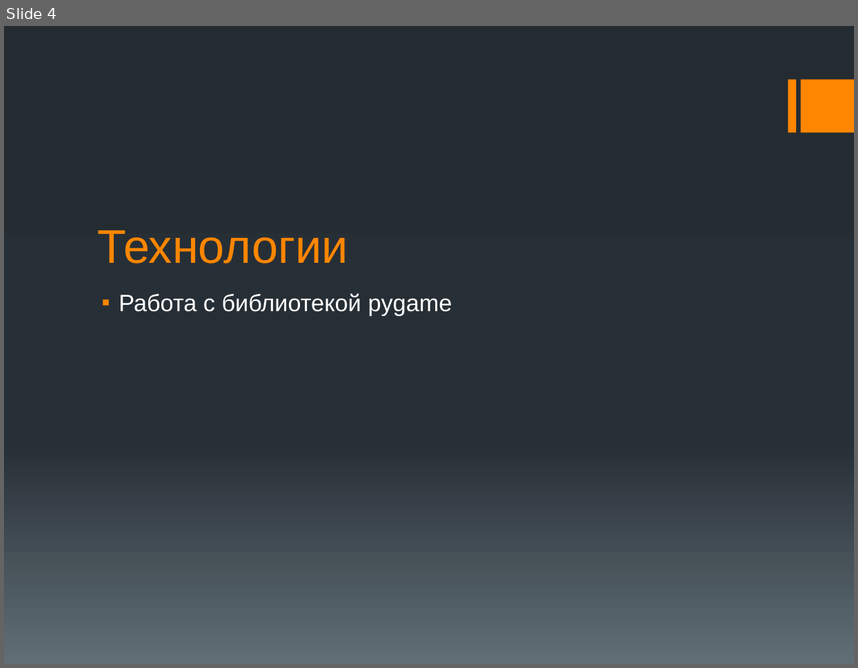
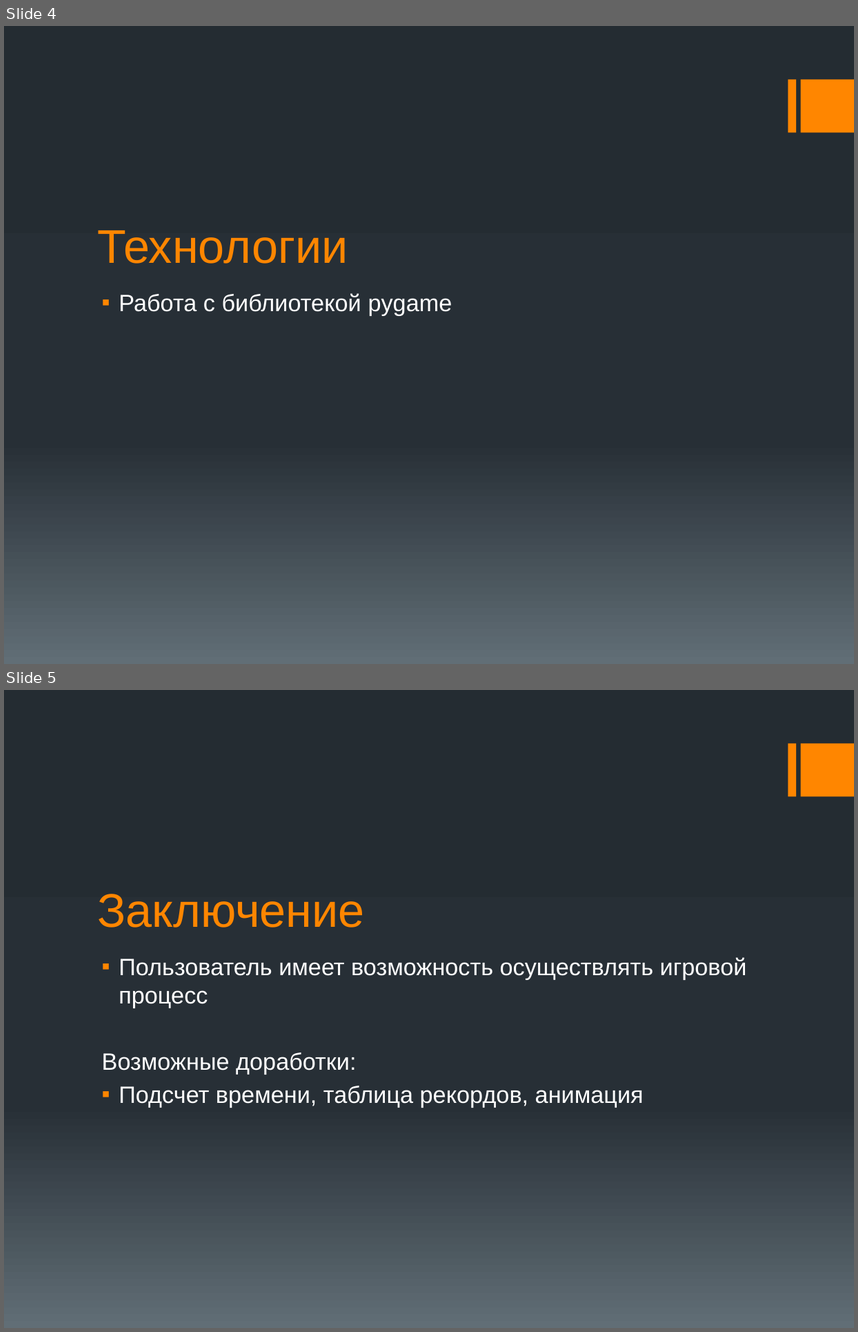
Before and after one commit to Nadya-Unicorn/supaplex, a slide deck: Презентация.pptx. Shown one above the other, each under a label of ours: slide 4 before the commit, slides 4 and 5 after it. The pictures are 858x668 and 858x1332 pixels, drawn with LibreOffice and Linux fonts; fonts in the diff are those of the drawing. Boxes give left, top, right and bottom in pixels: in the first picture for what was removed or moved away, otherwise in the second. Text is boxed around its words. In the diff, an @@ line names an element or a change of style, - is before the commit and + after.

```diff
--- a/Презентация.pptx
+++ b/Презентация.pptx
@@ slide 5 added at (x1=4, y1=690, x2=854, y2=1328), background gradient #242C33 to #273037 to #636D76; not listed: 2 template elements that a slide beside it also shows @@
@@ title added at (x1=98, y1=894, x2=365, y2=927), 40 pt, text #FF8600 @@
+Заключение
@@ text added at (x1=102, y1=957, x2=747, y2=1107), 20 pt, text #FFFFFF @@
+▪ Пользователь имеет возможность осуществлять игровой процесс
+Возможные доработки:
+▪ Подсчет времени, таблица рекордов, анимация
```
Also in this commit, not shown: 1 slide removed.
